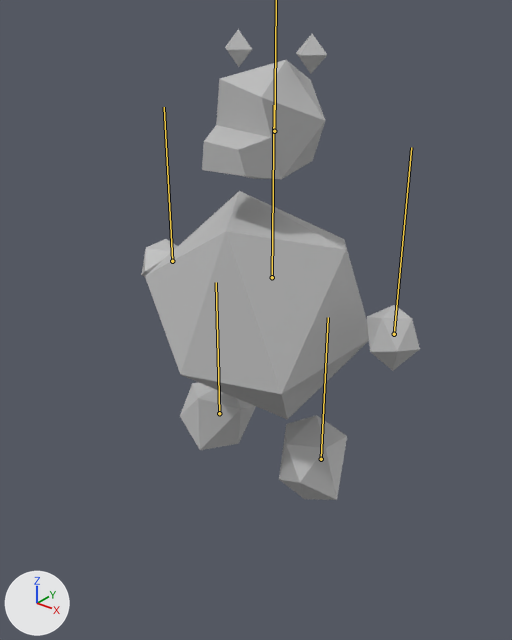
The FBX model fbx/bear.fbx, before and after one commit.
Camera for both pictures: a 50 mm lens placed at (0.0172, -0.0226, 0.0158), pointed at (-0.0002, -0.0009, 0.0024). Arrows for +X, +Y and +Z are at lower left; the lights stay in place. The bones that bend it are drawn over the model as lines.

In view in the first picture: 'bearMesh'.
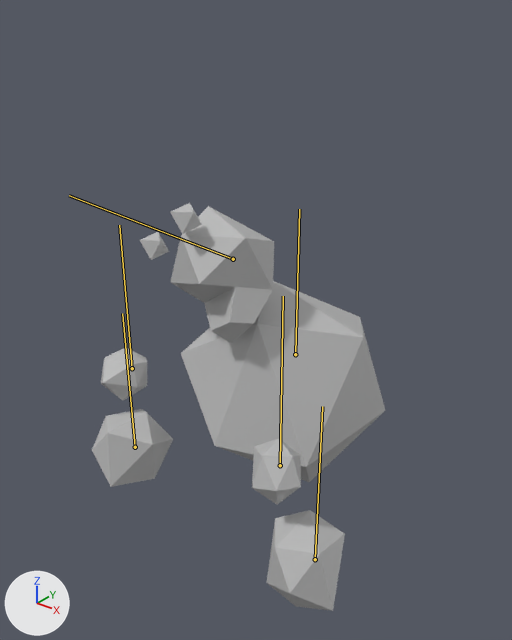
The newer file adds an action. The first version stands in its rest pose; the second is drawn at frame 4 of the action 'DIE'.

Changed parts and their boxes (x1, y1, x2, y2) in the pictures (512 x 640 px):
'bearMesh', posed (13% shorter): before (141, 29, 420, 500); after (92, 203, 385, 611)
bone 'main', root to tip: before (272, 277) to (274, 105); after (295, 354) to (299, 209)
bone 'rightLeg', root to tip: before (219, 413) to (216, 282); after (135, 447) to (122, 313)
bone 'leftLeg', root to tip: before (321, 459) to (328, 317); after (315, 559) to (322, 406)
bone 'leftArm', root to tip: before (394, 334) to (411, 147); after (280, 465) to (283, 296)
bone 'rightArm', root to tip: before (172, 261) to (164, 107); after (132, 368) to (119, 225)

What the commit changed:
Bone 'main' (bone_main) moves from (0.0, 0.0, 0.0) to (0.0, -0.461, -0.191).
Bone 'rightLeg' (bone_rightleg) moves from (0.0, 0.0, 0.0) to (-0.192, 0.397, 0.599).
Bone 'leftLeg' (bone_leftleg) moves from (0.0, 0.0, 0.0) to (0.273, 0.356, 0.634).
Bone 'leftArm' (bone_leftarm) moves from (0.0, 0.0, 0.0) to (-0.207, 0.0, 0.645).
Bone 'rightArm' (bone_rightarm) moves from (0.0, 0.0, 0.0) to (0.0, 0.0, 0.499).
Bone 'head' (bone_head) moves from (0.0, 0.0, 0.0) to (-0.132, -0.078, 0.299).
Bone 'head' (bone_head) turns from (0, 0, 0) to (48, -13, 36) degrees about its own x, y and z.
